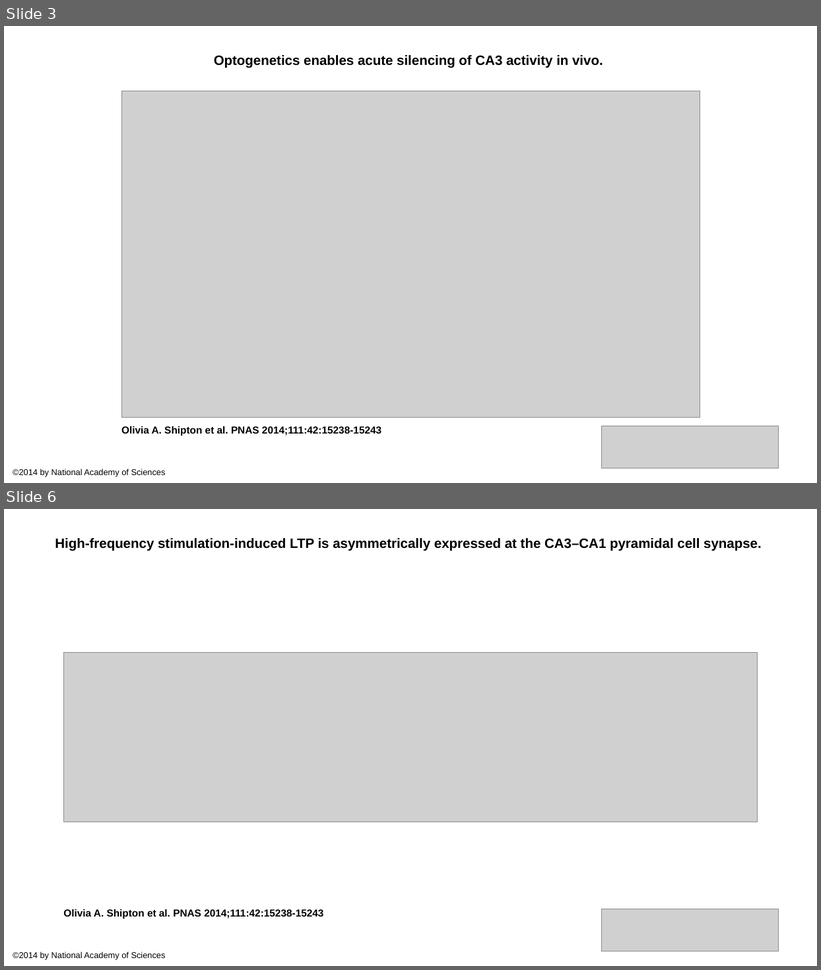
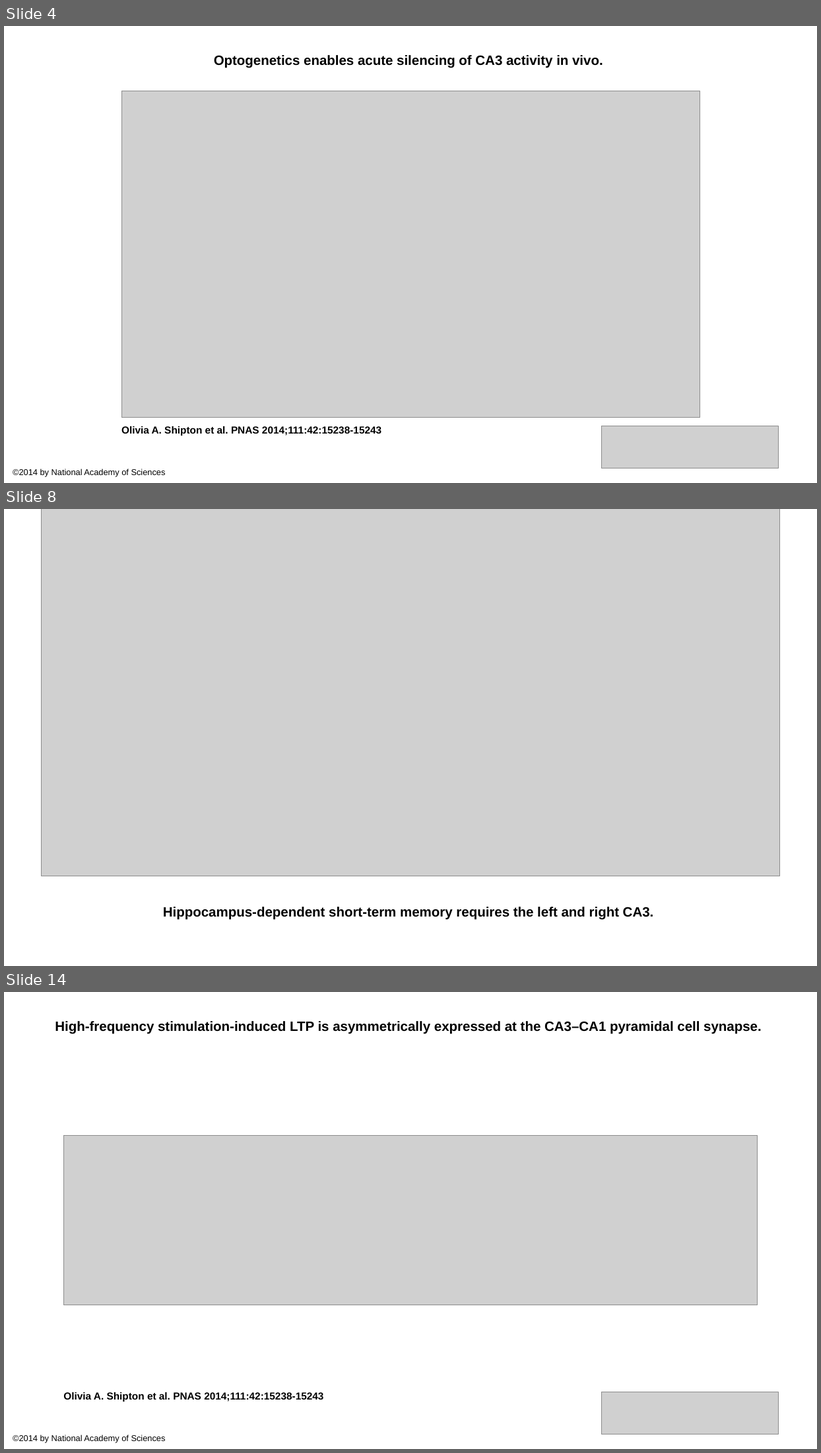
Before and after one commit to lsyoath/sheepy, a slide deck: Event/Lateralization.pptx. Shown one above the other, each under a label of ours: slides 3 and 6 before the commit, slides 4, 8 and 14 after it; the slides between them are not shown. The pictures are 821x970 and 821x1453 pixels, drawn with LibreOffice and Linux fonts; fonts in the diff are those of the drawing; grey boxes stand for pictures. Boxes give left, top, right and bottom in pixels: in the first picture for what was removed or moved away, otherwise in the second. Text is boxed around its words. In the diff, an @@ line names an element or a change of style, - is before the commit and + after.

```diff
--- a/Event/Lateralization.pptx
+++ b/Event/Lateralization.pptx
@@ slide 8 added at [4,509,817,966], background #FFFFFF @@
@@ picture added at [41,509,780,876] @@
@@ text added at [163,907,654,920], 16 pt, text #000000, bold @@
+Hippocampus-dependent short-term memory requires the left and right CA3.
@@ what was slide 3 is now slide 4 @@
@@ what was slide 6 is now slide 14 @@
```
Also in this commit, not shown: 2 slides changed, 7 other slides added, 19 slides removed, 1 other file.
